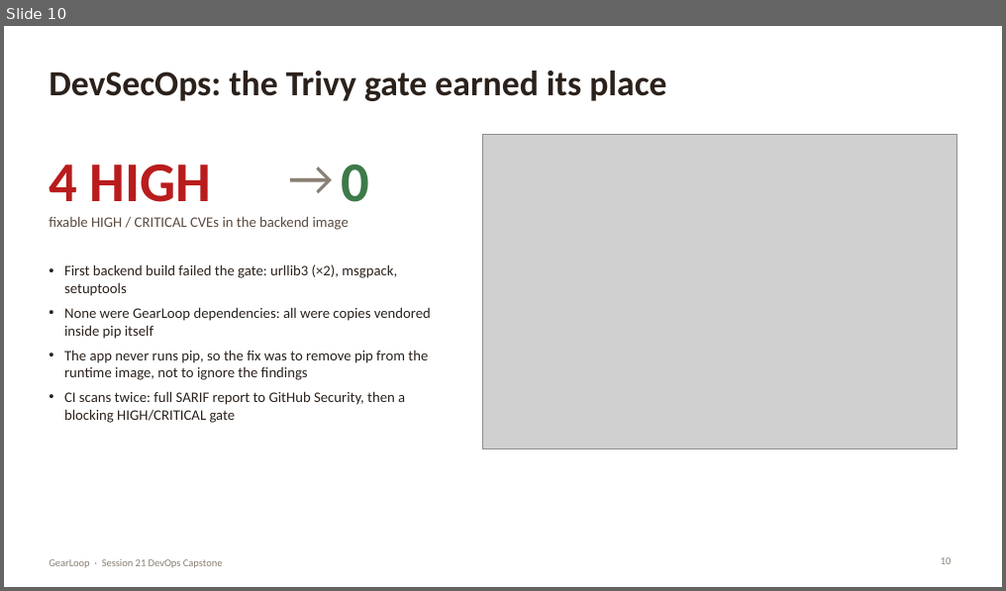
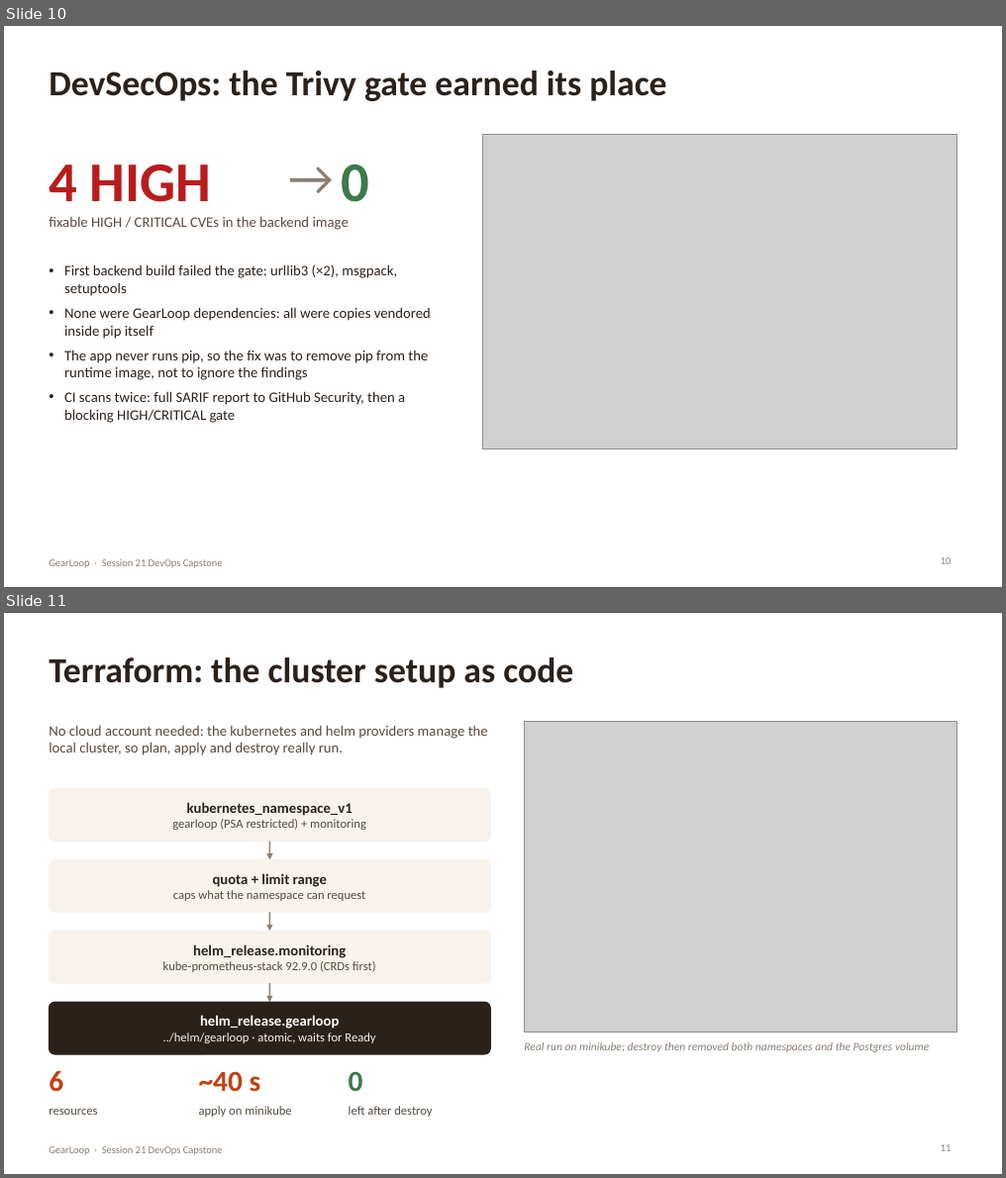
Before and after one commit to aastik-gg/DevOps_Project, a slide deck: presentation/GearLoop-Capstone.pptx. Shown one above the other, each under a label of ours: slide 10 before the commit, slides 10 and 11 after it. The pictures are 1006x591 and 1006x1178 pixels, drawn with LibreOffice and Linux fonts; fonts in the diff are those of the drawing; grey boxes stand for pictures. Boxes give left, top, right and bottom in pixels: in the first picture for what was removed or moved away, otherwise in the second. Text is boxed around its words. In the diff, an @@ line names an element or a change of style, - is before the commit and + after.

Commit message:
docs: update deck for local Terraform (plan/apply/destroy on minikube)

```diff
--- a/presentation/GearLoop-Capstone.pptx
+++ b/presentation/GearLoop-Capstone.pptx
@@ slide 11 added at bbox=[4, 613, 1002, 1174], background #FFFFFF; not listed: 1 template element that a slide beside it also shows @@
@@ title added at bbox=[49, 658, 573, 688], 34 pt, text #2B211B, bold @@
+Terraform: the cluster setup as code
@@ text added at bbox=[49, 725, 488, 756], 14 pt, text #5A4A3F @@
+No cloud account needed: the kubernetes and helm providers manage the local cluster, so plan, apply and destroy really run.
@@ picture added at bbox=[525, 722, 957, 1032] @@
@@ rounded rectangle added at bbox=[49, 789, 491, 842], fill #F7F2EC, outline #F7F2EC 1 pt @@
@@ text added at bbox=[172, 802, 366, 830], 12 pt, text #5A4A3F @@
+kubernetes_namespace_v1
+gearloop (PSA restricted) + monitoring
@@ arrow added from (269, 842) to (269, 861), #8A7F73 1.5 pt @@
@@ rounded rectangle added at bbox=[49, 861, 491, 912], fill #F7F2EC, outline #F7F2EC 1 pt @@
@@ text added at bbox=[173, 873, 365, 901], 12 pt, text #5A4A3F @@
+quota + limit range
+caps what the namespace can request
@@ rounded rectangle added at bbox=[49, 931, 491, 983], fill #F7F2EC, outline #F7F2EC 1 pt @@
@@ arrow added from (269, 912) to (269, 931), #8A7F73 1.5 pt @@
@@ text added at bbox=[163, 945, 376, 972], 12 pt, text #5A4A3F @@
+helm_release.monitoring
+kube-prometheus-stack 92.9.0 (CRDs first)
@@ arrow added from (269, 983) to (269, 1002), #8A7F73 1.5 pt @@
@@ rounded rectangle added at bbox=[49, 1002, 491, 1055], fill #2B211B, outline #2B211B 1 pt @@
@@ text added at bbox=[163, 1015, 375, 1044], 12 pt, text #F7F2EC @@
+helm_release.gearloop
+../helm/gearloop · atomic, waits for Ready
@@ text added at bbox=[524, 1043, 929, 1053], 11 pt, text #8A7F73, italic @@
+Real run on minikube; destroy then removed both namespaces and the Postgres volume
@@ text added at bbox=[49, 1071, 63, 1092], 28 pt, text #C2410C, bold @@
+6
@@ text added at bbox=[199, 1071, 261, 1092], 28 pt, text #C2410C, bold @@
+~40 s
@@ text added at bbox=[349, 1071, 363, 1091], 28 pt, text #3D7A4A, bold @@
+0
@@ text added at bbox=[49, 1109, 97, 1115], 12 pt, text #5A4A3F @@
+resources
@@ text added at bbox=[199, 1106, 291, 1117], 12 pt, text #5A4A3F @@
+apply on minikube
@@ text added at bbox=[349, 1106, 432, 1117], 12 pt, text #5A4A3F @@
+left after destroy
@@ page number added at bbox=[941, 1145, 951, 1152], 10 pt, text #8A7F73 @@
+11
```
Also in this commit, not shown: 4 slides changed, 1 slide removed.
